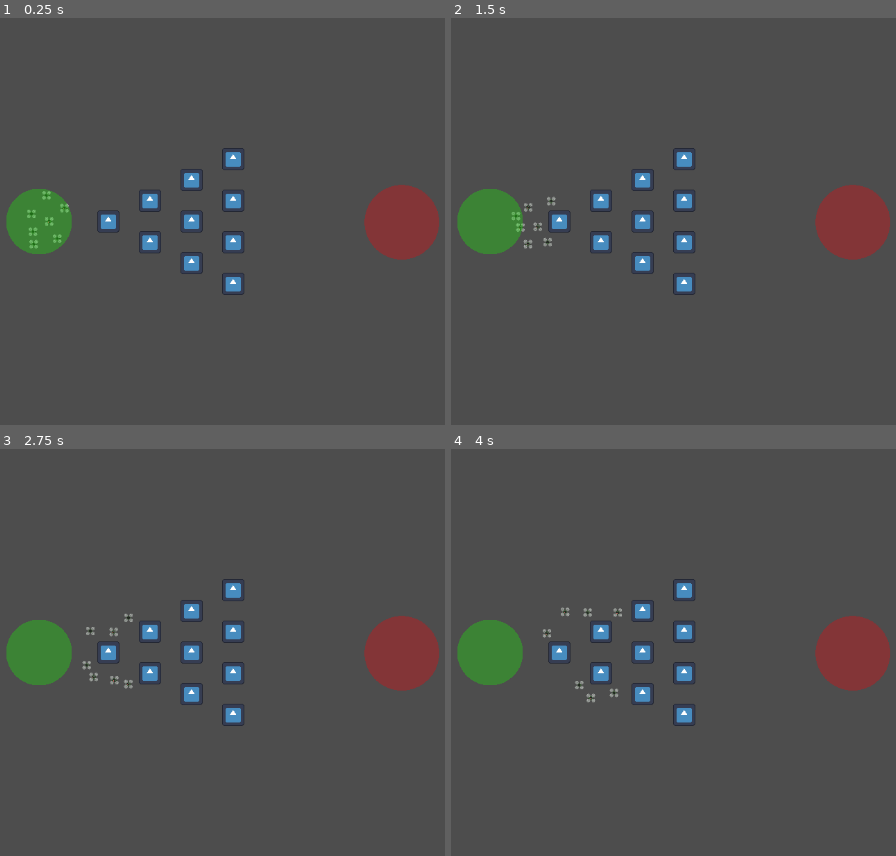
Above: before the commit, frames 1-4 (two rows, left to right).
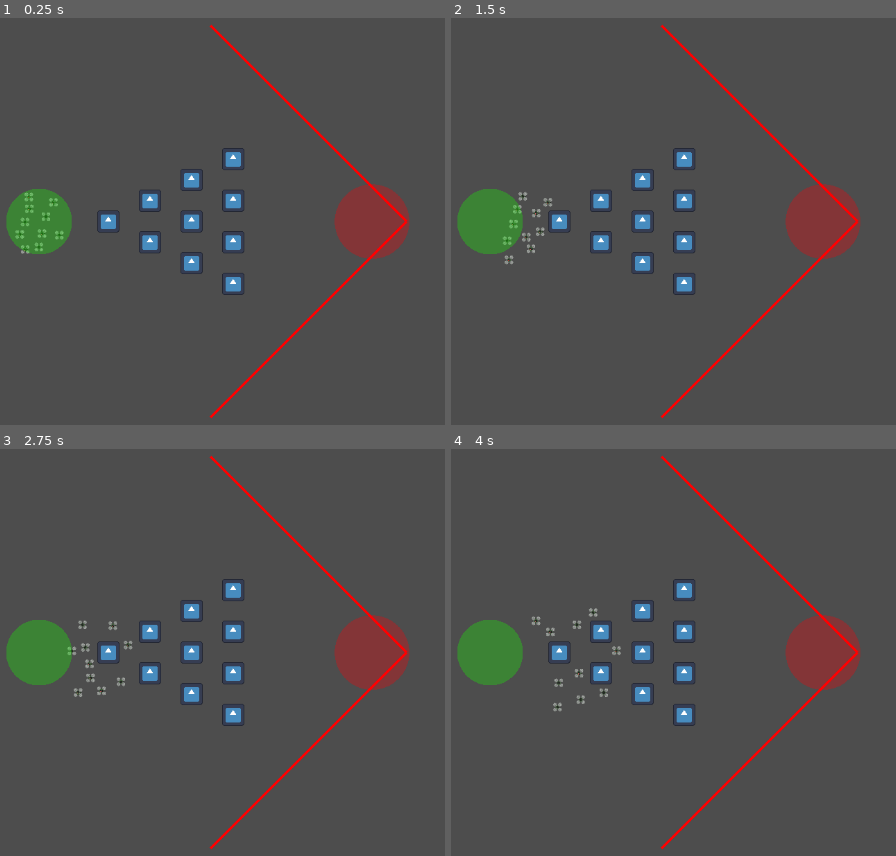
Above: after the commit, the same moments.

Repository: MRRP-lab/cluttered-navigation
Game: Godot game, scene res://scenes/field.tscn
Same seed, same stepped clock (60 frames per second), same inputs: the game is played once before the commit and once after it. The engine's default icon, where the game draws it, is replaced by a stand-in: a white triangle on a blue panel in a dark square.
Inputs:
- Up to frame 1 (0.25 s): no input
- Up to frame 2 (1.5 s): no input
- Up to frame 3 (2.75 s): no input
- Up to frame 4 (4 s): no input

The runs differ from the first frame. In frame 1, 3.7% of the frame differs, in the area x 3-99%, y 1-99%; in frame 2, 3.8%; in frame 3, 3.8%; in frame 4, 3.8%, in the area x 18-99%, y 1-99%.

Commit message:
Add reflecting boundary. Draw it too.

Diff:
--- a/pinko-drones/project.godot
+++ b/pinko-drones/project.godot
@@ -12,7 +12,7 @@
 
 config/name="Pinko Drones"
 run/main_scene="res://scenes/field.tscn"
-config/features=PackedStringArray("4.3", "Mobile")
+config/features=PackedStringArray("4.4", "Mobile")
 config/icon="res://assets/icon.svg"
 
 [rendering]
--- a/pinko-drones/scenes/field.tscn
+++ b/pinko-drones/scenes/field.tscn
@@ -1,19 +1,20 @@
 [gd_scene load_steps=7 format=3 uid="uid://cixj4aur0a7rw"]
 
-[ext_resource type="Script" path="res://scenes/Initialize.gd" id="1_pn4dk"]
-[ext_resource type="Script" path="res://scripts/drone_scanner.gd" id="2_prmp5"]
+[ext_resource type="Script" uid="uid://j2woj4a7fmjo" path="res://scripts/Initialize.gd" id="1_pn4dk"]
+[ext_resource type="Script" uid="uid://b40ihcvxwxnd2" path="res://scripts/drone_scanner.gd" id="2_prmp5"]
 [ext_resource type="Texture2D" uid="uid://de2hrv06jns1o" path="res://assets/green.png" id="3_lptdg"]
 [ext_resource type="Texture2D" uid="uid://vich32apnncj" path="res://assets/red.png" id="4_7156t"]
 
 [sub_resource type="CircleShape2D" id="CircleShape2D_ttalb"]
 radius = 47.5184
 
-[sub_resource type="RectangleShape2D" id="RectangleShape2D_j1wh3"]
-size = Vector2(20, 310)
+[sub_resource type="RectangleShape2D" id="RectangleShape2D_7156t"]
+size = Vector2(106, 492.125)
 
 [node name="Simulator" type="Node2D" node_paths=PackedStringArray("start", "end", "obstacles", "drones")]
 script = ExtResource("1_pn4dk")
-droneNum = 7
+droneNum = 10
+Maximum_Angle = 45.0
 start = NodePath("Start")
 end = NodePath("End")
 obstacles = NodePath("Obstacles_Group")
@@ -42,13 +43,14 @@
 metadata/_edit_lock_ = true
 
 [node name="End" type="Area2D" parent="."]
-position = Vector2(-16, -14)
+position = Vector2(290, 0)
 script = ExtResource("2_prmp5")
 filename = "drones-exit"
 
 [node name="CollisionShape2D" type="CollisionShape2D" parent="End"]
-position = Vector2(299, 15)
-shape = SubResource("RectangleShape2D_j1wh3")
+position = Vector2(-50, 0)
+shape = SubResource("RectangleShape2D_7156t")
+debug_color = Color(0.929412, 0, 0.447059, 0.266667)
 
 [node name="Sprite2D" type="Sprite2D" parent="End/CollisionShape2D"]
 modulate = Color(1, 1, 1, 0.305882)
--- a/pinko-drones/scenes/Initialize.gd
+++ b/pinko-drones/scripts/Initialize.gd
@@ -10,7 +10,7 @@
 
 @export var droneNum: int
 
-@export_range(1, 180, 1, "suffix:°") var Minimum_Angle: float
+@export_range(1, 180, 1, "suffix:°") var Maximum_Angle: float
 @export var start: Node2D
 @export var end: Node2D
 @export var obstacles: Node2D
@@ -18,6 +18,7 @@
 
 # Optionally initialize the board.
 func _ready() -> void:
+	Maximum_Angle = deg_to_rad(Maximum_Angle)
 	print("Hello World!")
 	var start_point = obstacles.position + Vector2(140, 0)
 	if obstacle_shape == "triangle":
@@ -25,7 +26,10 @@
 	else:
 		generate_rectangle(start_point)
 
-	# Initialize drones in start region based on the parameters.
+	create_drones()
+
+# Initialize drones in start region based on the parameters.
+func create_drones():
 	var drone = preload("res://scenes/plinko_drone.tscn")
 	for i in range(droneNum):
 		var newDrone = drone.instantiate()
@@ -33,13 +37,19 @@
 		newDrone.name = str("drone_", i)
 		newDrone.move_speed = 50
 
+		var start_offset = Vector2(-start.get_child(0).shape.radius, 0)
+		var end_offset = Vector2(end.get_child(0).shape.size.x/2, 0)
+
+		newDrone.start_point = start.global_position + start_offset
+		newDrone.end_point = end.global_position
+		newDrone.max_angle = Maximum_Angle
+
 		var randOffset = Vector2(randf() * 50 - 25, randf() * 50 - 25)
 		newDrone.position = start.position + randOffset
 
 		drones.add_child(newDrone)
 		print("Drone sprite texture:", newDrone.get_node("Sprite2D").texture)
 		print("Drone position", newDrone.position)
-
 
 ## Generates obstacles in a triangular plinko formation
 func generate_triangle(start_point: Vector2) -> void:
@@ -73,3 +83,9 @@
 			new_obstacle.position.x = start_point.x + (row * obstacle_spacing)
 			new_obstacle.position.y = start_point.y + (col * obstacle_spacing) - (width * obstacle_spacing) / 2 + (obstacle_spacing / 2)
 			obstacles.add_child(new_obstacle)
+
+
+func _draw() -> void:
+	var endpoint = Vector2(-cos(Maximum_Angle), sin(Maximum_Angle)) * 400
+	draw_line(end.global_position, end.global_position + endpoint, "red", 3)
+	draw_line(end.global_position, end.global_position + endpoint * Vector2(1, -1), "red", 3)
--- a/pinko-drones/scripts/plinko_drone.gd
+++ b/pinko-drones/scripts/plinko_drone.gd
@@ -7,6 +7,10 @@
 # float for turning left or right. Left is 0, Right is 1
 # Equal probability of either direction is 0.5
 @export_range(0, 1, 0.01, "suffix:%") var avoid_probability: float
+
+@export var start_point: Vector2
+@export var end_point: Vector2
+@export var max_angle: float
 
 # scanners for obstacles.
 # detector one monitors if the drone is about to hit an obstacle.
@@ -20,7 +24,9 @@
 # basic state machine for plinko-based drone control.
 enum states {
 	ADVANCING,
-	AVOIDING
+	AVOIDING,
+	REENTERING,
+	FINISHED
 }
 
 # state variables. These are the core of the state machine.
@@ -30,7 +36,7 @@
 # ----------------------------------------------------- #
 
 # state that moves the drone towards the target.
-func state_advancing_process(delta: float):
+func advance(delta: float):
 
 	# create a velocity vector to translate forward velocity
 	# into x & y coordinates readable by the engine. Apply velocity.
@@ -39,11 +45,13 @@
 	# switch to avoiding if there is an obstacle.
 	if obstacle_detected(detector):
 		change_state_avoiding()
+	if is_out_of_bounds():
+		change_state_reenter_bounds()
 
 # state that avoids detected obstacles
-func state_avoiding_process(delta: float):
+func avoid(delta: float):
 
-	# switch directions if about to hit an obstacle from the side
+	# switch directions if about to hit an obstacle from the side.
 	if obstacle_detected(detector_3):
 		direction = 1
 	if obstacle_detected(detector_4):
@@ -56,6 +64,20 @@
 	if not obstacle_detected(detector_2):
 		change_state_advancing()
 
+func reenter():
+	if (is_out_of_bounds()):
+		var x_component = Vector2(0,0)
+		var y_component = Vector2(0,0)
+		if (position.x > end_point.x):
+			x_component = Vector2(-1 * move_speed, 0)
+
+		y_component += Vector2(0,1 * move_speed)
+		if (global_position.y > end_point.y):
+			y_component *= -1
+		set_velocity(x_component + y_component)
+	else:
+		change_state_advancing()
+
 # -------------------------------------------------------------- #
 
 # returns true if there is an object detected
@@ -66,10 +88,31 @@
 			return true
 	return false
 
+func is_out_of_bounds() -> bool:
+	# imagine a line from the ending outwards at the angle specified.
+	return angle_from_end() > max_angle
+
+func angle_from_end() -> float:
+	return angle_between(start_point, end_point, global_position)
+func get_angle_to_end() -> float:
+	return angle_between(start_point, global_position, end_point)
+#Angle in radians from points that make up angle ABC.
+func angle_between(A, B, C) -> float:
+	var v1 = (A - B).normalized()
+	var v2 = (C - B).normalized()
+	return acos(v1.dot(v2))
+
+
+
 # change the state to advancing.
 func change_state_advancing():
+	current_state = states.ADVANCING
 
-	current_state = states.ADVANCING
+func change_state_reenter_bounds():
+	current_state = states.REENTERING
+
+func change_state_finished():
+	current_state = states.FINISHED
 
 # change the state to avoiding.
 func change_state_avoiding():
@@ -90,9 +133,14 @@
 # Called every frame. 'delta' is the elapsed time since the previous frame.
 func _process(delta: float) -> void:
 
-	if current_state == states.ADVANCING:
-		state_advancing_process(delta)
-	elif current_state == states.AVOIDING:
-		state_avoiding_process(delta)
+	match current_state:
+		states.ADVANCING:
+			advance(delta)
+		states.AVOIDING:
+			avoid(delta)
+		states.REENTERING:
+			reenter()
+		states.FINISHED:
+			pass
 
 	move_and_slide()
Renamed: pinko-drones/scenes/Initialize.gd.uid -> pinko-drones/scripts/Initialize.gd.uid
Not shown, added: pinko-drones/scripts/drone_scanner.gd.uid
